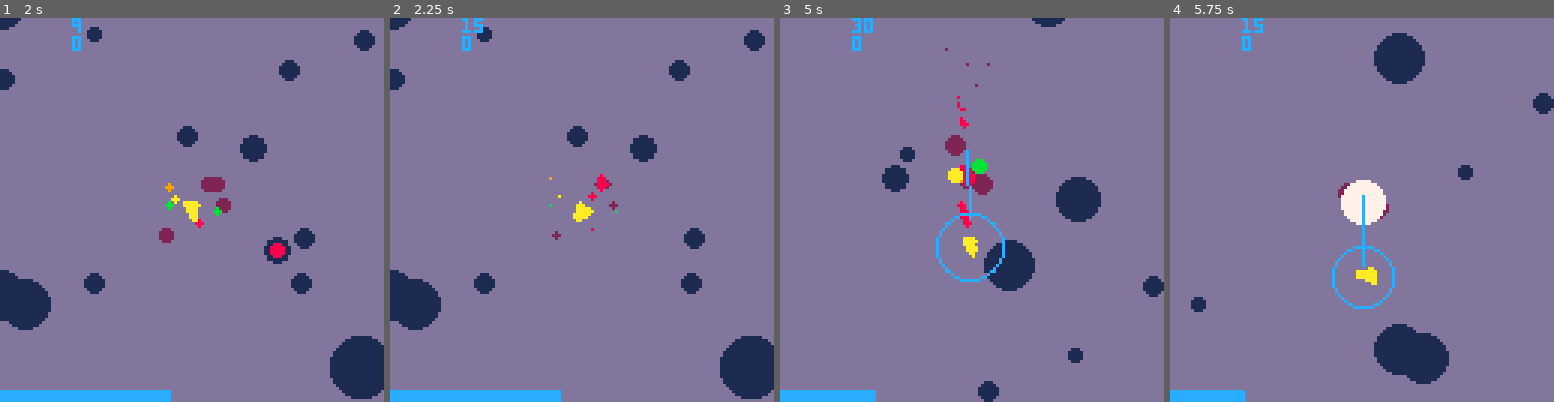
Above: before the commit, frames 1-4 (left to right).
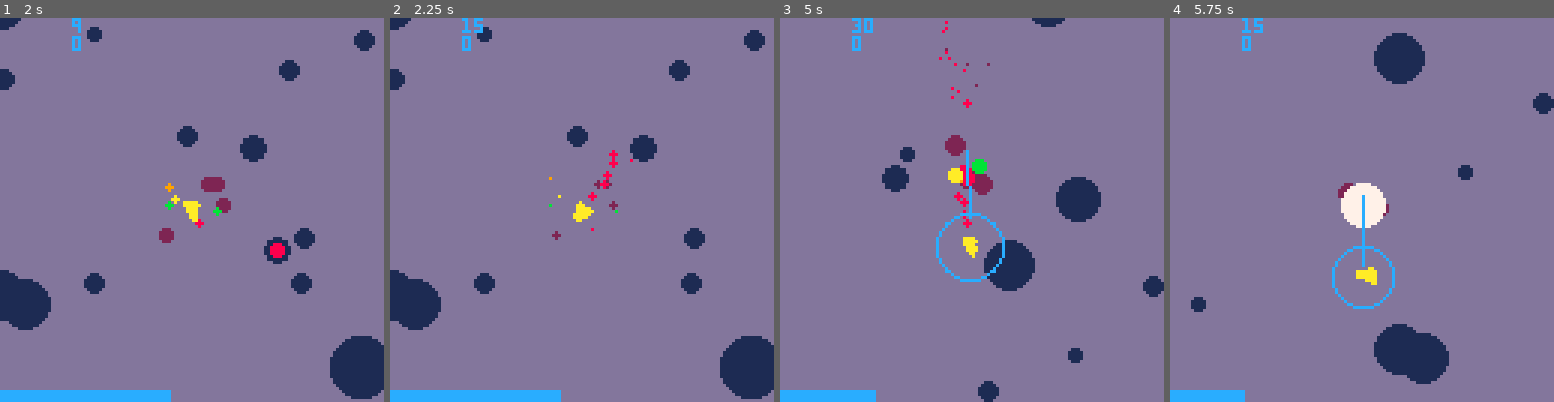
Above: after the commit, the same moments.

Repository: nerisuyu/cosmophidian
Game: PICO-8 cartridge cosmophidian.p8
The game is run twice, just before and just after one commit, with the same random seed, the same clock (stepped at 60 frames per second) and the same inputs.
Inputs:
- Up to frame 1 (2 s): tap X (X key) at 0.33, 1.07, 1.85 s; tap O (Z key) at 0.7, 1.7 s; hold Right from 1.6 s (still down)
- Up to frame 2 (2.25 s): release Right at 2.1 s; tap O (Z key) at 2.1 s; hold Up from 2.15 s (still down)
- Up to frame 3 (5 s): release Up at 2.42 s; hold Right 2.47-3.03 s; tap O (Z key) every 0.4 s from 2.5 to 4.9 s; tap X (X key) at 2.97, 4.08 s; hold Left 3.08-3.58 s; hold Down 3.63-3.97 s; hold Right 4.02-4.68 s; hold Up from 4.73 s (still down)
- Up to frame 4 (5.75 s): release Up at 5.03 s; hold Left 5.08-5.68 s; tap X (X key) at 5.2 s; tap O (Z key) at 5.3, 5.7 s; hold Down from 5.73 s (still down)

Frame 1 is identical in both runs. In frame 2, 0.2% of the frame differs, in the area x 53-64%, y 34-46%; in frame 3, 0.3%, in the area x 41-50%, y 0-54%; in frame 4, 0.2%.

Commit message:
optimized tokens in collisions

Diff:
--- a/cosmophidian.p8
+++ b/cosmophidian.p8
@@ -302,31 +302,14 @@
 	draw_ui()
 	print(#list_particles,cam.x-40,cam.y-64)
 	print(#list_enemies,cam.x-40,cam.y-58)
-	--[[
-
-
-
-	print(get_available_enemy_volume(list_enemies),cam.x-64,cam.y-54)
-	]]
-	--[[
-	print(#projectiles,cam.x-64,cam.y-10,7)
-	print(#enemies,cam.x-64,cam.y-54,7)
-
-	print(stat(7),cam.x-64,cam.y-64,7)
-	print(ship.hp,ship.x,ship.y+10,15)
-	print(ship.states.parry,ship.x+32,ship.y+32)
-	]]--
-	end
-
-	function draw_ui()
-		rectfill(cam.x-65,cam.y+64,cam.x-65+128*(ship.laser_charge)/ship.laser_charge_max,cam.y+60,12)
-	end
-…(5 lines of a section not shown)…
-	health_circle_r=100
+end
+
+function draw_ui()
+	rectfill(cam.x-65,cam.y+64,cam.x-65+128*(ship.laser_charge)/ship.laser_charge_max,cam.y+60,12)
+end
+
+
+health_circle_r=100
 function draw_health_circle()
 	local x=1-ship.hp/ship.maxhp
 	local current_r=92*(1-x^1.25)
@@ -412,13 +395,13 @@
 		sfx(33,3)
 		ship.states.shooting_cd=ship.states.shooting_cd_value
 		add_object(
-									{	group=list_projectiles,
-										x=ship.nosex,
-										y=ship.nosey,
-										angle=ship.angle,
-										dx=ship.dx,
-										dy=ship.dy},
-										template_bullet_ship)
+			{	group=list_projectiles,
+				x=ship.nosex,
+				y=ship.nosey,
+				angle=ship.angle,
+				dx=ship.dx,
+				dy=ship.dy},
+				template_bullet_ship)
 		add_object({
 			group=list_particles,
 			hp=3,
@@ -439,7 +422,7 @@
 	local ac=cos(ship.angle)
 	local as=sin(ship.angle)
 
-	ship.speed=pifagor(ship.dx,ship.dy)
+	local speed=pifagor(ship.dx,ship.dy)
 
 	ship.x+=ship.dx
 	ship.y+=ship.dy
@@ -452,7 +435,7 @@
 	local cac =cos(curvel)
 	local cas =sin(curvel)
 
-	if ship.speed>ship.maxspeed
+	if speed>ship.maxspeed
 		then
 		ship.dx=ship.maxspeed*cac*0.97
 		ship.dy=ship.maxspeed*cas*0.97
@@ -460,8 +443,7 @@
 
 	ship.nosex=ship.x+7*ac
 	ship.nosey=ship.y+7*as
-	ship.assx=ship.x-4*ac
-	ship.assy=ship.y-4*as
+
 	ship.ass1x=ship.x-4*cos(ship.angle+0.01)
 	ship.ass1y=ship.y-4*sin(ship.angle+0.01)
 
@@ -486,18 +468,16 @@
 	if ship.states.laser then
 		draw_laser(ship.nosex,ship.nosey,ship.angle,laser.length)
 		rspr(2,ship.x,
-									ship.y,
-									ship.angle,
-									1,
-									ship.scale)
+			ship.y,
+			ship.angle,
+			1,
+			ship.scale)
 	else
-		//spr(2,ship.x,ship.y)
-
 		rspr(1,ship.x,
-									ship.y,
-									ship.angle,
-									1,
-									ship.scale)
+			ship.y,
+			ship.angle,
+			1,
+			ship.scale)
 	end
 end
 
@@ -606,13 +586,12 @@
 //manage collisions
 cr_dimensions=12 //or 13
 cr_border=3
-cr_cell=128/(cr_dimensions-2*cr_border)
+//cr_cell=128/(cr_dimensions-2*cr_border)
+cr_cell=64/3
 
 collision_regions={}
 
 player_collisions={}
-
-
 
 for i=1,cr_dimensions do
 	collision_regions[i]={}
@@ -622,7 +601,7 @@
 		collision_regions[i][j].fprojectile={}
 	end
 end
-
+--[[
 function cr_get_region(a)
 	local i=1+cr_border+flr((a.x-cam.x+64)*(cr_dimensions)/(128+2*cr_border*cr_cell))
 	local j=1+cr_border+flr((a.y-cam.y+64)*(cr_dimensions)/(128+2*cr_border*cr_cell))
@@ -631,37 +610,49 @@
 
 function cr_is_on_screen(a)
 	return a.x-cam.x+64>0-cr_cell
-				and a.x-cam.x+64<128+cr_cell*cr_border
-				and a.y-cam.y+64>0-cr_cell*cr_border
-				and a.y-cam.y+64<128+cr_cell*cr_border
+		and a.x-cam.x+64<128+cr_cell*cr_border
+		and a.y-cam.y+64>0-cr_cell*cr_border
+		and a.y-cam.y+64<128+cr_cell*cr_border
+end
+]]
+
+function cr_get_region(a)
+	return 4+flr((a.x-cam.x+64)*(3)/(64)),4+flr((a.y-cam.y+64)*(3)/(64))
+end
+
+function cr_is_on_screen(a)
+	return a.x-cam.x+64>-64
+		and a.x-cam.x+64<192
+		and a.y-cam.y+64>-64
+		and a.y-cam.y+64<192
 end
 
 function cr_is_near_player(a)
-		return a.x>ship.x-25
-				and a.x<ship.x+25
-				and a.y>ship.y-25
-				and a.y<ship.y+25
+	return a.x>ship.x-25
+		and a.x<ship.x+25
+		and a.y>ship.y-25
+		and a.y<ship.y+25
 
 end
 
 function add_enemy_collider(e)
 	if cr_is_on_screen(e) then
-			local i,j=cr_get_region(e)
-			add(collision_regions[i][j].enemies,e)
-		end
+		local i,j=cr_get_region(e)
+		add(collision_regions[i][j].enemies,e)
+	end
 end
 
 function add_enemy_projectile_collider(p)
 	if cr_is_near_player(p) then
-	add(player_collisions,p)
+		add(player_collisions,p)
 	end
 end
 
 function add_friend_projectile_collider(p)
 	if cr_is_on_screen(p) then
-			local i,j=cr_get_region(p)
-			add(collision_regions[i][j].fprojectile,p)
-		end
+		local i,j=cr_get_region(p)
+		add(collision_regions[i][j].fprojectile,p)
+	end
 end
 
 function clear_collisions()
@@ -669,7 +660,7 @@
 		for j=1,cr_dimensions do
 			collision_regions[i][j].enemies={}
  			collision_regions[i][j].fprojectile={}
-			collision_regions[i][j].is_colliding=false
+			//collision_regions[i][j].is_colliding=false
 		end
 	end
 	player_collisions={}
@@ -677,13 +668,13 @@
 
 function collide_in_region(p,i,j)
 	for e in all(collision_regions[i][j].enemies) do
-		if collide(p,e)and p.invincible==0 and e.invincible==0 then
-			collision_regions[i][j].is_colliding=true
-			for f in all(p.on_hit) do
-				f(p,e)
-			end
-			for f in all(e.on_hit) do
-				f(e,p)
+		if collide(p,e) and p.invincible==0 and e.invincible==0 then
+			//collision_regions[i][j].is_colliding=true
+			for f_oh in all(p.on_hit) do
+				f_oh(p,e)
+			end
+			for f_oh in all(e.on_hit) do
+				f_oh(e,p)
 			end
 		end
 	end
@@ -721,6 +712,56 @@
 	end
 end
 
+
+
+function get_all_collision_region_fprojectile(i,j)
+	return all(collision_regions[i][j].fprojectile)
+end
+
+function manage_collisions()
+	for i=1,cr_dimensions do
+		for j=1,cr_dimensions do
+			for p in get_all_collision_region_fprojectile(i,j) do
+				collide_in_region(p,i,j)
+			end
+		end
+	end
+	for i=1,cr_dimensions-1 do
+		for j=1,cr_dimensions-1 do
+			for p in get_all_collision_region_fprojectile(i,j) do
+				collide_in_region(p,i+1,j)
+				collide_in_region(p,i,j+1)
+				collide_in_region(p,i+1,j+1)
+			end
+		end
+	end
+	for i=2,cr_dimensions do
+		for j=2,cr_dimensions do
+			for p in get_all_collision_region_fprojectile(i,j) do
+				collide_in_region(p,i,j-1)
+				collide_in_region(p,i-1,j)
+				collide_in_region(p,i-1,j-1)
+			end
+		end
+	end
+	for i=1,cr_dimensions-1 do
+		for j=2,cr_dimensions do
+			for p in get_all_collision_region_fprojectile(i,j) do
+			collide_in_region(p,i+1,j-1)
+			end
+		end
+	end
+	for i=2,cr_dimensions do
+		for j=1,cr_dimensions-1 do
+			for p in get_all_collision_region_fprojectile(i,j) do
+			collide_in_region(p,i-1,j+1)
+			end
+		end
+	end
+end
+
+
+	--[[
 function manage_collisions()
 	for i=2,cr_dimensions-1 do
 		for j=2,cr_dimensions-1 do
@@ -770,7 +811,7 @@
 			end
 		end
 end
-
+]]
 
 --[[
 function manage_collisions()
@@ -905,6 +946,7 @@
 		c3=14,
 		hp=40,
 		l=20,
+		snake_width=10,
 		volume_added=10},
 		template_snake)
 
@@ -1758,7 +1800,7 @@
 template_basic_particle={
 	parent=template_empty,
 	c1=7,
-	sd_rate=0.5,
+	sd_rate=0.90,
 	update={bh_fly_straight,bh_tick_hp,bh_slow_down},
     draw=drw_circle,
 	on_death={remove_object}
